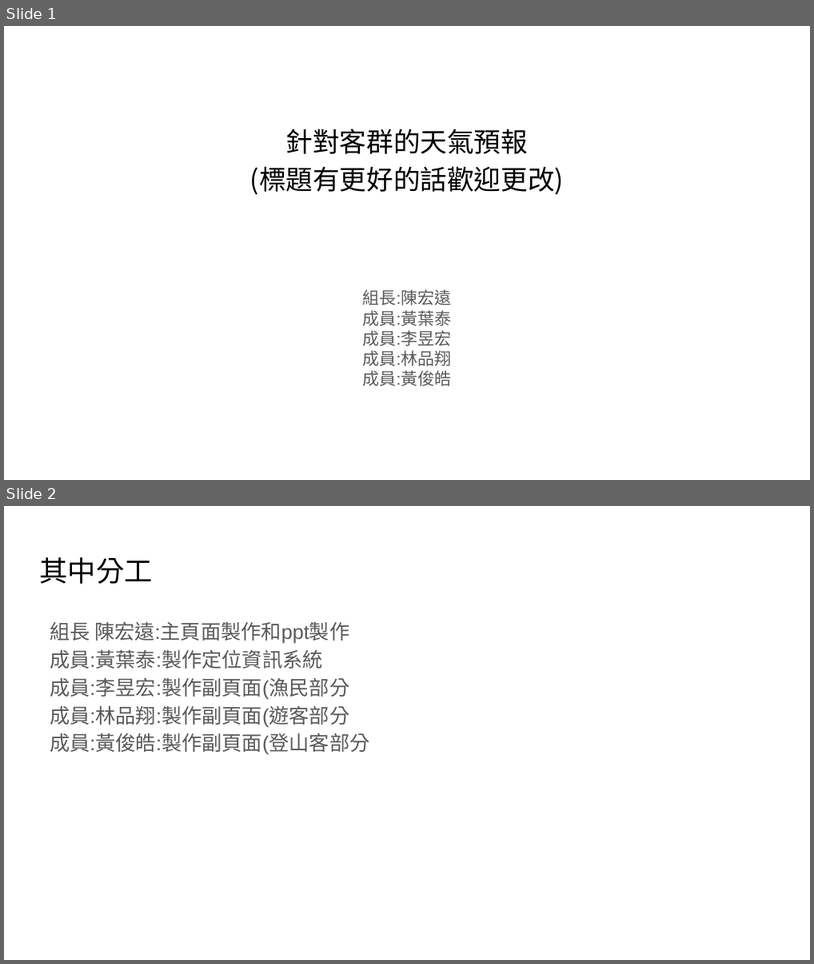
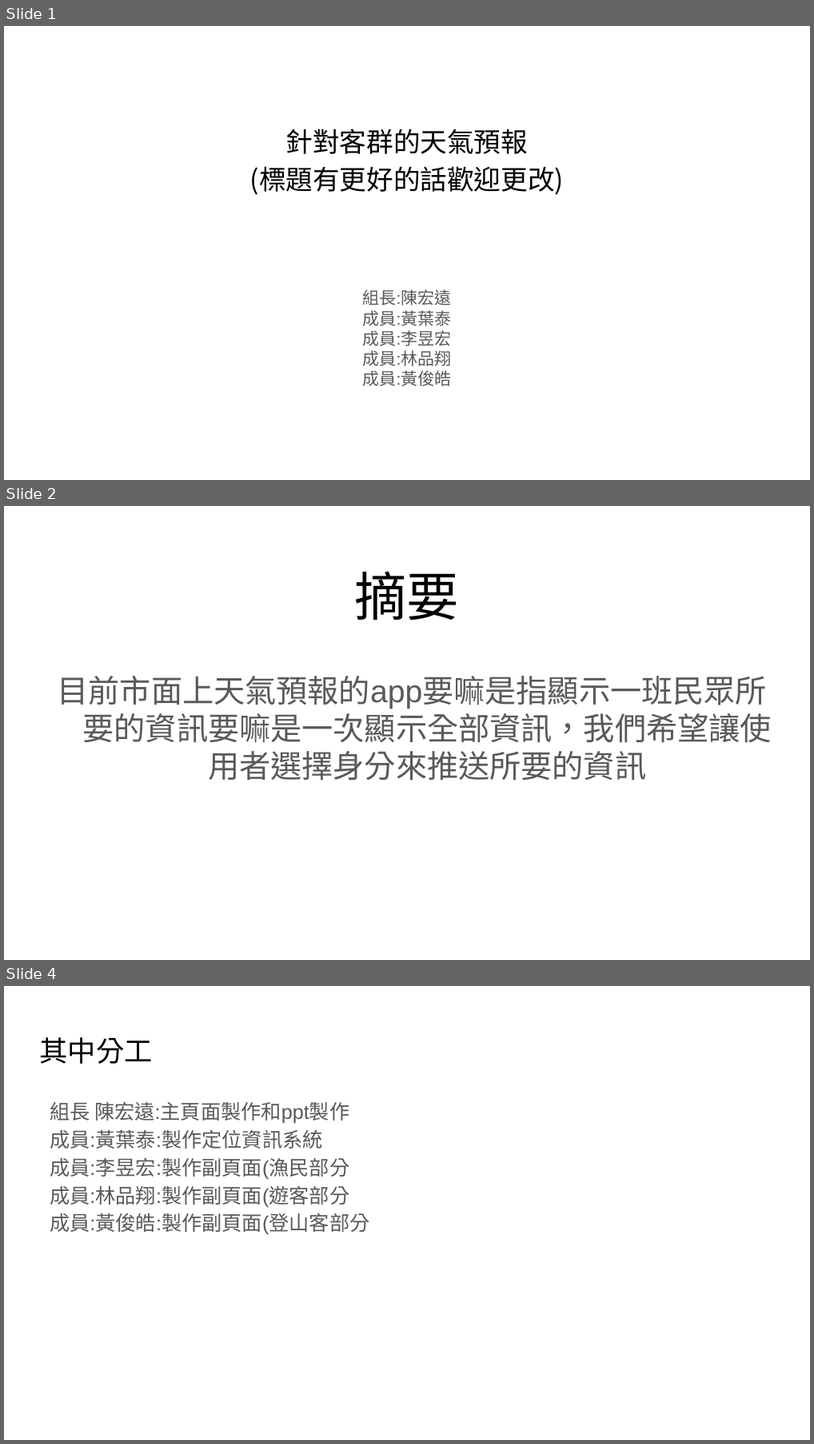
Before and after one commit to victor881212/weatherapp, a slide deck: 期中第六組.pptx. Shown one above the other, each under a label of ours: slides 1 and 2 before the commit, slides 1, 2 and 4 after it; the slides between them are not shown. The pictures are 814x964 and 814x1444 pixels, drawn with LibreOffice and Linux fonts; fonts in the diff are those of the drawing. Boxes give left, top, right and bottom in pixels: in the first picture for what was removed or moved away, otherwise in the second. Text is boxed around its words. In the diff, an @@ line names an element or a change of style, - is before the commit and + after.

```diff
--- a/期中第六組.pptx
+++ b/期中第六組.pptx
@@ slide 2 added at box(4, 506, 810, 960), background #FFFFFF @@
@@ title added at box(354, 571, 459, 620), 46.8 pt, text #000000 @@
+摘要
@@ subtitle added at box(58, 676, 772, 780), 28 pt, text #595959 @@
+目前市面上天氣預報的app要嘛是指顯示一班民眾所要的資訊要嘛是一次顯示全部資訊，我們希望讓使用者選擇身分來推送所要的資訊
@@ what was slide 2 is now slide 4 @@
```
Also in this commit, not shown: 1 other slide added, 1 other file.
